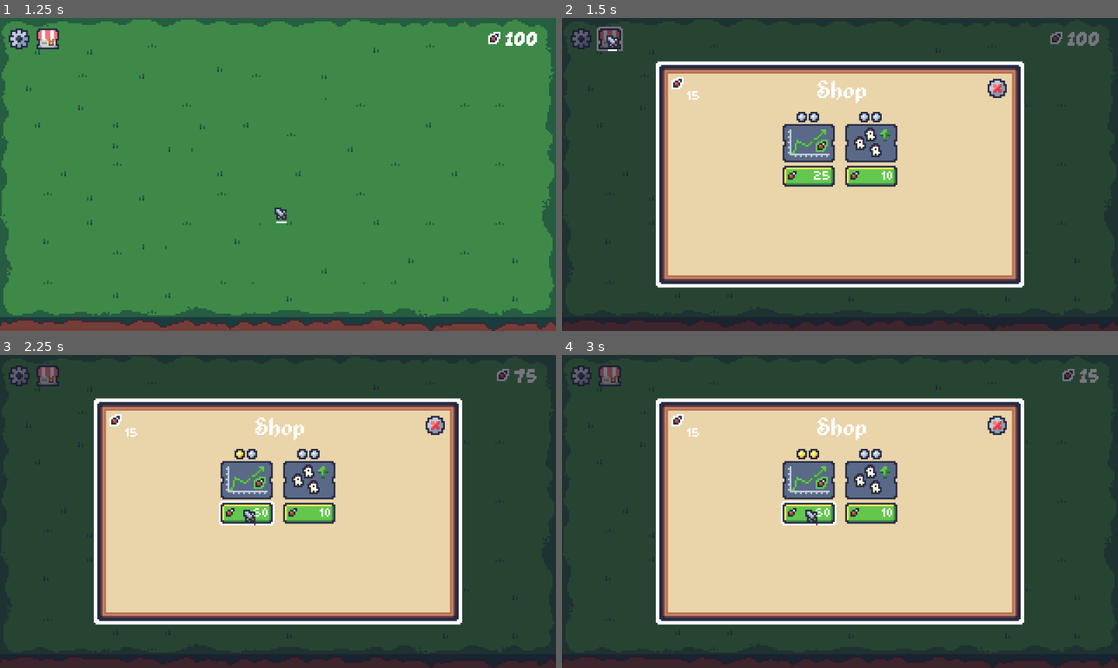
Above: before the commit, frames 1-4 (two rows, left to right).
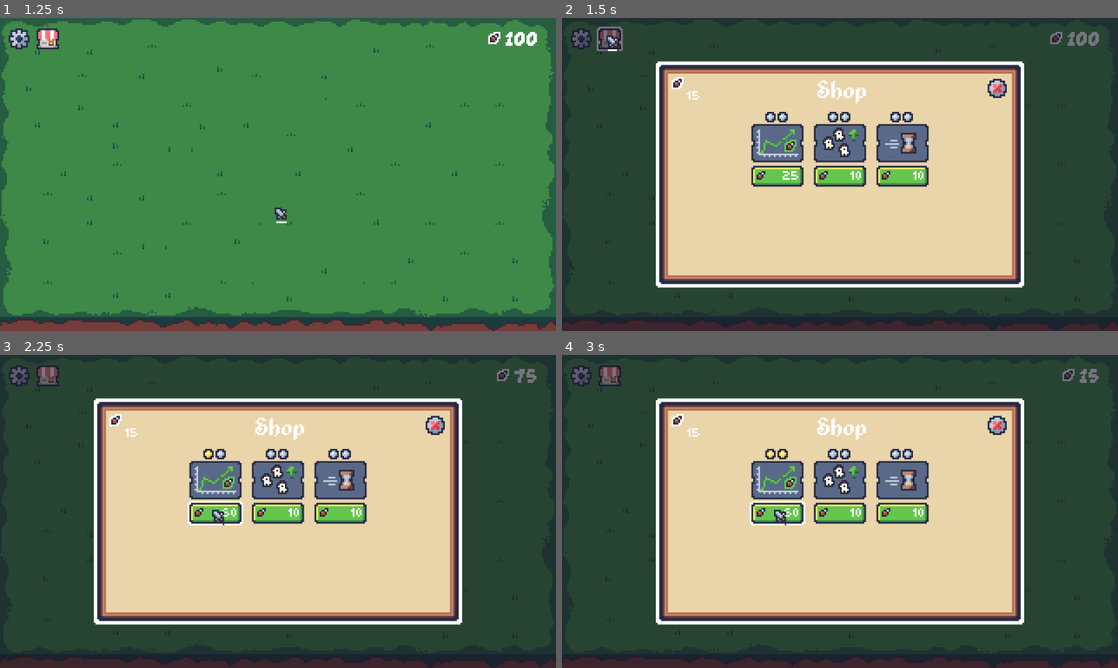
Above: after the commit, the same moments.

Repository: mrbartchak/chicken-incremental-game
Game: Godot game, scene res://ui/menu/main/main_menu.tscn
The game is run twice, just before and just after one commit, with the same random seed, the same clock (stepped at 60 frames per second) and the same inputs. Sound files missing from this copy of the repository are replaced by a short silence.
Inputs (mouse positions are in pixels of both pictures, inside the frame that each line leads up to):
- Up to frame 1 (1.25 s): click "NEW GAME" at 0.5 s
- Up to frame 2 (1.5 s): click (612, 39) at 1.25 s
- Up to frame 3 (2.25 s): click "25" at 2 s
- Up to frame 4 (3 s): click "60" at 2.75 s

Frame 1 is identical in both runs. In frame 2, 5.3% of the frame differs, in the area x 34-66%, y 30-54%; in frame 3, 5.4%, in the area x 33-66%, y 30-55%; in frame 4, 5.4%.

Commit message:
more good stuff, spawn rate upgrade path, lets iron some stuff out and see how it’s looking

Diff:
--- a/core/autoloads/gamestate.gd
+++ b/core/autoloads/gamestate.gd
@@ -3,6 +3,7 @@
 signal wings_changed(amount: int)
 signal chicken_count_changed(amount: int)
 signal max_population_changed(amount: int)
+signal spawn_rate_changed(amount: float)
 signal upgrade_purchased()
 
 #=== Wings ===
@@ -19,6 +20,11 @@
 	set(value):
 		max_population = value
 		max_population_changed.emit(max_population)
+var spawn_rate: float = 2.0:
+	set(value):
+		spawn_rate = value
+		spawn_rate_changed.emit(spawn_rate)
+
 #=== Upgrades ===
 var upgrade_tracks: Dictionary = {}
 
@@ -28,8 +34,10 @@
 func _load_upgrade_tracks() -> void:
 	var track1: UpgradeTrack = load("res://upgrades/wing_value/wing_value_upgrade_track.tres")
 	var track2: UpgradeTrack = load("res://upgrades/max_population/max_population_upgrade_track.tres")
+	var track3: UpgradeTrack = load("res://upgrades/spawn_rate/spawn_rate_upgrade_track.tres")
 	upgrade_tracks[track1.id] = track1
 	upgrade_tracks[track2.id] = track2
+	upgrade_tracks[track3.id] = track3
 
 func can_afford(cost: int) -> bool:
 	return wings >= cost
--- a/drops/wings/wing.tscn
+++ b/drops/wings/wing.tscn
@@ -1,12 +1,11 @@
-[gd_scene load_steps=6 format=3 uid="uid://bvj685b08ne5i"]
+[gd_scene load_steps=5 format=3 uid="uid://bvj685b08ne5i"]
 
 [ext_resource type="Script" uid="uid://datalukcqxxej" path="res://drops/wings/wing.gd" id="1_kdif2"]
 [ext_resource type="Texture2D" uid="uid://ctxgv3qramxgc" path="res://drops/wings/assets/wing_outline.png" id="2_cxd1u"]
-[ext_resource type="Texture2D" uid="uid://bpjey80rlfnr" path="res://drops/wings/assets/wing.png" id="3_cxd1u"]
 [ext_resource type="AudioStream" uid="uid://bnmkbjfjhll4n" path="res://entities/chickens/assets/bubble-pop-05-323639.wav" id="3_kdif2"]
 
 [sub_resource type="CircleShape2D" id="CircleShape2D_byjcj"]
-radius = 5.0
+radius = 6.0
 
 [node name="Wing" type="Area2D"]
 script = ExtResource("1_kdif2")
@@ -20,9 +19,10 @@
 
 [node name="Sprite2D" type="Sprite2D" parent="."]
 position = Vector2(0, -1)
-texture = ExtResource("3_cxd1u")
+texture = ExtResource("2_cxd1u")
 
 [node name="CollisionShape2D" type="CollisionShape2D" parent="."]
+position = Vector2(0.25, -0.5)
 shape = SubResource("CircleShape2D_byjcj")
 
 [node name="CollectSound" type="AudioStreamPlayer" parent="."]
--- a/systems/spawner.gd
+++ b/systems/spawner.gd
@@ -12,7 +12,9 @@
 func _ready() -> void:
 	spawn_timer = 0.0
 	max_entities = GameState.max_population
+	spawn_interval = GameState.spawn_rate
 	GameState.max_population_changed.connect(_update_max_population)
+	GameState.spawn_rate_changed.connect(_update_spawn_rate)
 
 func _process(delta: float) -> void:
 	if get_active_entities() >= max_entities:
@@ -24,6 +26,9 @@
 
 func _update_max_population(amount: int) -> void:
 	max_entities = amount
+
+func _update_spawn_rate(amount: float) -> void:
+	spawn_interval = amount
 
 func spawn_entity() -> void:
 	if not entity_scene or not entity_container:
--- a/ui/menu/shop/shop_menu.tscn
+++ b/ui/menu/shop/shop_menu.tscn
@@ -104,4 +104,8 @@
 layout_mode = 2
 track_id = "max_population_upgrade_track"
 
+[node name="UpgradeTrackUI3" parent="ShopPanel/ShopMargin/ShopMenuStack/UpgradesRow" instance=ExtResource("7_ttsph")]
+layout_mode = 2
+track_id = "spawn_rate_upgrade_track"
+
 [connection signal="pressed" from="ShopPanel/ShopMargin/ShopMenuStack/TopBar/ExitButton" to="." method="_on_exit_button_pressed"]
--- /dev/null
+++ b/upgrades/spawn_rate/spawn_rate_upgrade.gd
@@ -0,0 +1,7 @@
+class_name SpawnRateUpgrade
+extends Upgrade
+
+@export var spawn_interval_decrease: float
+
+func apply() -> void:
+	GameState.spawn_rate -= spawn_interval_decrease
--- /dev/null
+++ b/upgrades/spawn_rate/spawn_rate_upgrade_1.tres
@@ -0,0 +1,14 @@
+[gd_resource type="Resource" script_class="SpawnRateUpgrade" load_steps=3 format=3 uid="uid://bs3fslm87fsmf"]
+
+[ext_resource type="Texture2D" uid="uid://bac1tj0f4xyu3" path="res://upgrades/assets/spawn_rate_upgrade_icon.png" id="1_muxfu"]
+[ext_resource type="Script" uid="uid://b0vh5w24c5cwr" path="res://upgrades/spawn_rate/spawn_rate_upgrade.gd" id="1_vnrqp"]
+
+[resource]
+script = ExtResource("1_vnrqp")
+spawn_interval_decrease = 0.5
+id = "spawn_rate_upgrade_1"
+display_name = "Spawn Rate Upgrade 1"
+description = "Increases the rate at which chickens spawn"
+cost = 10
+icon = ExtResource("1_muxfu")
+metadata/_custom_type_script = "uid://b0vh5w24c5cwr"
--- /dev/null
+++ b/upgrades/spawn_rate/spawn_rate_upgrade_2.tres
@@ -0,0 +1,14 @@
+[gd_resource type="Resource" script_class="SpawnRateUpgrade" load_steps=3 format=3 uid="uid://cwdv7dhs0u0cg"]
+
+[ext_resource type="Texture2D" uid="uid://bac1tj0f4xyu3" path="res://upgrades/assets/spawn_rate_upgrade_icon.png" id="1_fc0qr"]
+[ext_resource type="Script" uid="uid://b0vh5w24c5cwr" path="res://upgrades/spawn_rate/spawn_rate_upgrade.gd" id="2_i5vwe"]
+
+[resource]
+script = ExtResource("2_i5vwe")
+spawn_interval_decrease = 0.5
+id = "spawn_rate_upgrade_2"
+display_name = "Spawn Rate Upgrade 2"
+description = "Increases the rate at which chickens spawn"
+cost = 20
+icon = ExtResource("1_fc0qr")
+metadata/_custom_type_script = "uid://b0vh5w24c5cwr"
--- /dev/null
+++ b/upgrades/spawn_rate/spawn_rate_upgrade_track.tres
@@ -0,0 +1,13 @@
+[gd_resource type="Resource" script_class="UpgradeTrack" load_steps=5 format=3 uid="uid://dl2pd185sd018"]
+
+[ext_resource type="Script" uid="uid://qfkdktxtx8hw" path="res://upgrades/upgrade_track.gd" id="1_merpj"]
+[ext_resource type="Script" uid="uid://dakr2yr8ekswl" path="res://upgrades/upgrade.gd" id="2_4q18w"]
+[ext_resource type="Resource" uid="uid://bs3fslm87fsmf" path="res://upgrades/spawn_rate/spawn_rate_upgrade_1.tres" id="3_lukh7"]
+[ext_resource type="Resource" uid="uid://cwdv7dhs0u0cg" path="res://upgrades/spawn_rate/spawn_rate_upgrade_2.tres" id="4_8omox"]
+
+[resource]
+script = ExtResource("1_merpj")
+id = "spawn_rate_upgrade_track"
+display_name = "Spawn Rate Upgrade Track"
+upgrades = Array[ExtResource("2_4q18w")]([ExtResource("3_lukh7"), ExtResource("4_8omox")])
+metadata/_custom_type_script = "uid://qfkdktxtx8hw"
Binary file added: upgrades/assets/spawn_rate_upgrade_icon.png
Not shown, added: upgrades/assets/spawn_rate_upgrade_icon.png.import
Not shown, added: upgrades/spawn_rate/spawn_rate_upgrade.gd.uid
